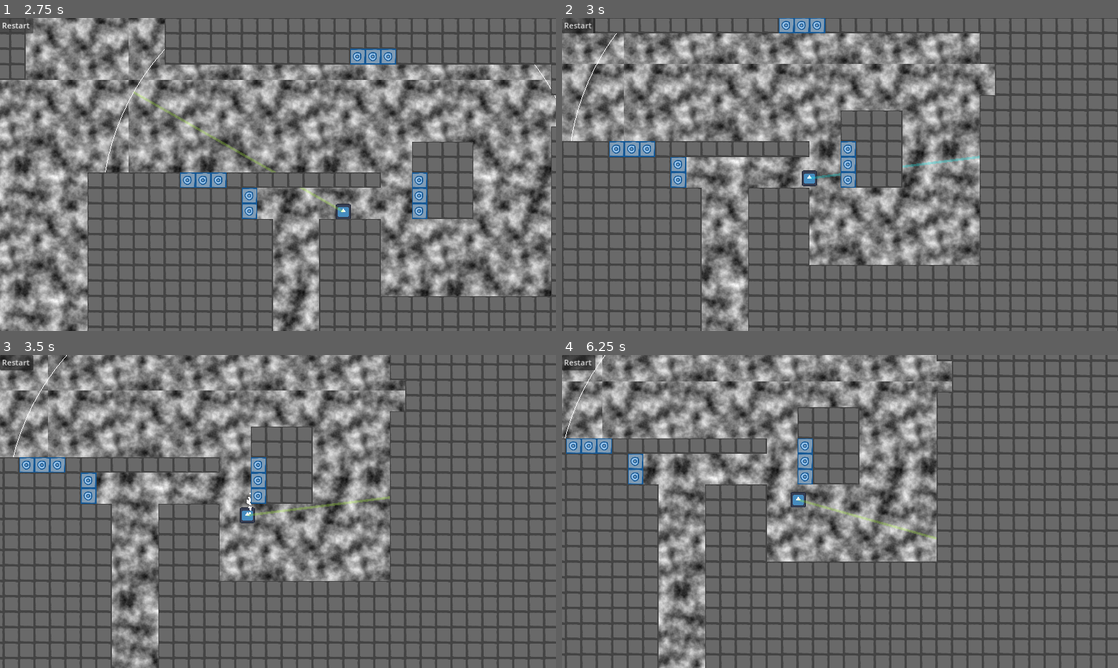
Above: before the commit, frames 1-4 (two rows, left to right).
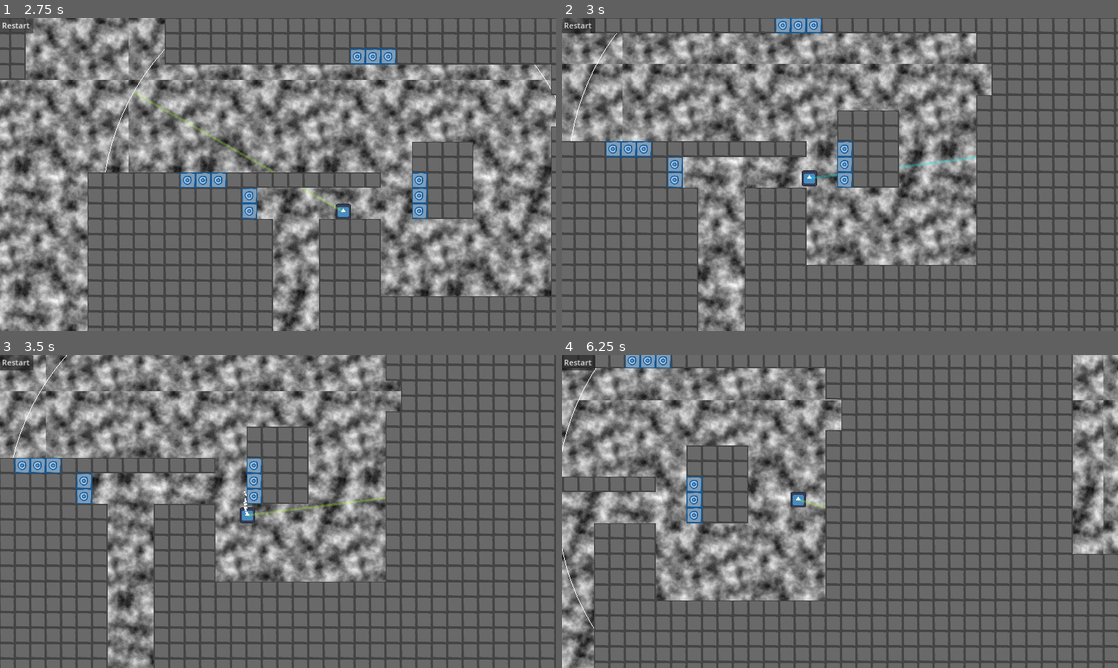
Above: after the commit, the same moments.

Repository: Haydoggo/GW61
Game: Godot game, scene res://scenes/maps/test_level/test_level.tscn
Two runs of this game, one before a commit and one after it. Both use one fixed random seed, a clock stepped at 60 frames per second and the inputs below. The engine's default icon, where the game draws it, is replaced by a stand-in: a white triangle on a blue panel in a dark square.
Inputs (mouse positions are in pixels of both pictures, inside the frame that each line leads up to):
- Up to frame 1 (2.75 s): click "Restart" at 0.5 s; click "Restart" at 1.25 s; click "Restart" at 2 s
- Up to frame 2 (3 s): tap Enter at 2.75 s; move the mouse to (962, 158) at 2.77 s; hold D (move_right) from 2.78 s (still down); click (962, 158) at 2.85 s
- Up to frame 3 (3.5 s): keep holding D (move_right); tap Space (jump) at 3.02 s
- Up to frame 4 (6.25 s): move the mouse to (728, 527) at 3.52 s; right-click (728, 527) at 3.6 s; tap Space (jump) at 3.77, 5.27, 6.02 s; move the mouse to (895, 442) at 4.27 s; release D (move_right) at 4.28 s; hold A (move_left) 4.28-5.03 s; hold S (slide) 4.28-5.03 s; move the mouse to (812, 574) at 5.02 s; hold D (move_right) from 5.03 s (still down); click (812, 574) at 5.1 s; move the mouse to (1006, 558) at 5.77 s; hold Right mouse button (retract) from 5.78 s (still down)

Frame 1 is identical in both runs. In frame 2, 23% of the frame differs, in the area x 0-100%, y 0-100%; in frame 3, 28%; in frame 4, 57%.

Commit message:
Improve air control
You have the same horizontal control on ground and in air when your airspeed is less than your max walking speed

Diff:
--- a/scenes/player/movement_params.tres
+++ b/scenes/player/movement_params.tres
@@ -6,7 +6,7 @@
 script = ExtResource("1_4hh8l")
 grapple_range = 1000.0
 max_walk_speed = 500.0
-walk_acceleration = 1500.0
+walk_acceleration = 2500.0
 floor_friction = 1500.0
 sliding_friction = 300.0
 air_acceleration = 200.0
--- a/scenes/player/player.gd
+++ b/scenes/player/player.gd
@@ -27,7 +27,7 @@
 		if at_skidding_speed:
 			$FloorDust.emitting = true
 		# Apply walking force only if it will increase the player's speed in the intended direction
-		if (not at_skidding_speed and direction) or (at_skidding_speed and (sign(direction)==sign(-velocity.x))):
+		if (not at_skidding_speed and direction) or (sign(direction)==sign(-velocity.x)):
 			velocity.x = move_toward(velocity.x, direction * mp.max_walk_speed, mp.walk_acceleration*delta)
 		# Apply ground friction otherwise
 		elif is_grappling or is_sliding:
@@ -43,7 +43,10 @@
 
 	# Air movement
 	elif direction != 0:
-		velocity.x += direction * delta * mp.air_acceleration
+		if abs(velocity.x) < mp.max_walk_speed or sign(direction)==sign(-velocity.x):
+			velocity.x += direction * delta * mp.walk_acceleration
+		else:
+			velocity.x += direction * delta * mp.air_acceleration
 
 	# Add the gravity.
 	$LeftWallDust.emitting = false
